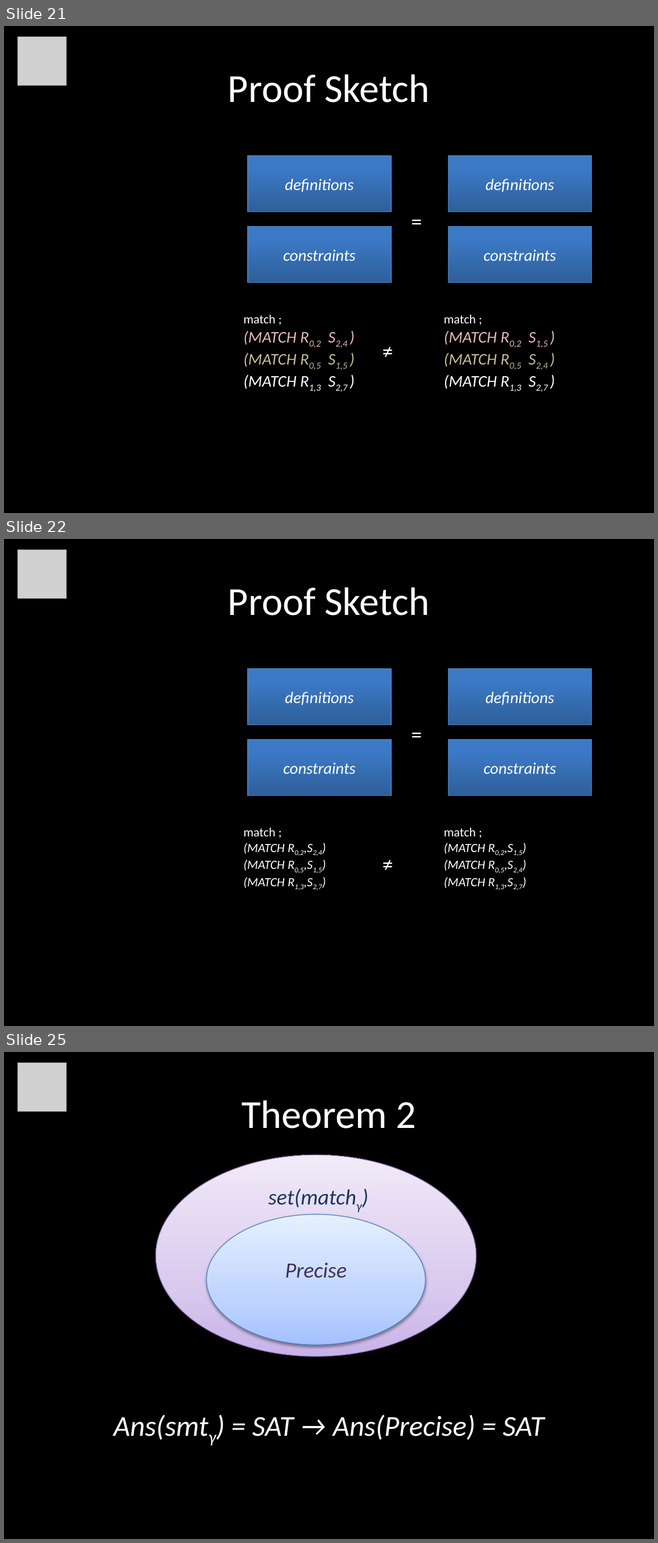
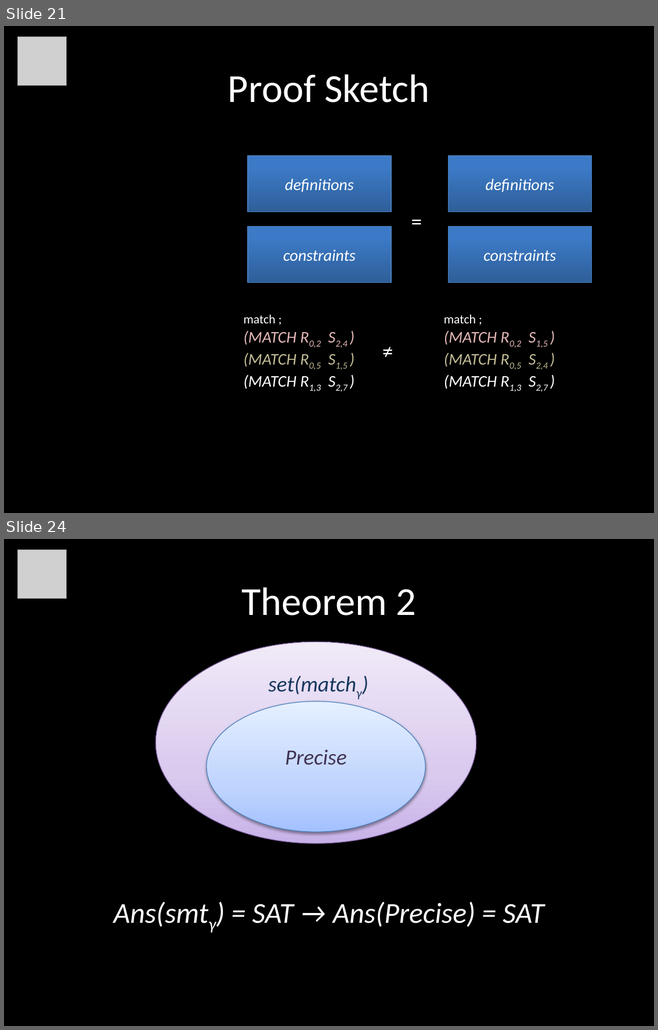
Before and after one commit to ericmercer/MP-trace-language, a slide deck: presentations/Qual_2012_YuHuang.pptx. Shown one above the other, each under a label of ours: slides 21, 22 and 25 before the commit, slides 21 and 24 after it; the slides between them are not shown. The pictures are 658x1543 and 658x1030 pixels, drawn with LibreOffice and Linux fonts; fonts in the diff are those of the drawing; grey boxes stand for pictures. Boxes give left, top, right and bottom in pixels: in the first picture for what was removed or moved away, otherwise in the second. Text is boxed around its words. In the diff, an @@ line names an element or a change of style, - is before the commit and + after.

```diff
--- a/presentations/Qual_2012_YuHuang.pptx
+++ b/presentations/Qual_2012_YuHuang.pptx
@@ slide 22 removed at [4,539,654,1026], background #000000 @@
@@ picture removed at [18,550,67,599] @@
@@ title removed at [228,587,430,616] @@
-Proof Sketch
@@ table removed at [36,653,621,988], 1 rows, 3 columns @@
- | match ; / (MATCH R0,2,S2,4) / (MATCH R0,5,S1,5) / (MATCH R1,3,S2,7) | match ; / (MATCH R0,2,S1,5) / (MATCH R0,5,S2,4) / (MATCH R1,3,S2,7)
@@ rectangle removed at [248,669,390,725] @@
-definitions
@@ rectangle removed at [448,669,590,725] @@
-definitions
@@ text removed at [405,718,430,750] @@
-=
@@ rectangle removed at [248,739,390,795] @@
-constraints
@@ rectangle removed at [448,739,590,795] @@
-constraints
@@ text removed at [376,848,401,880] @@
-≠
@@ what was slide 25 is now slide 24 @@
```
Also in this commit, not shown: 6 slides changed.
